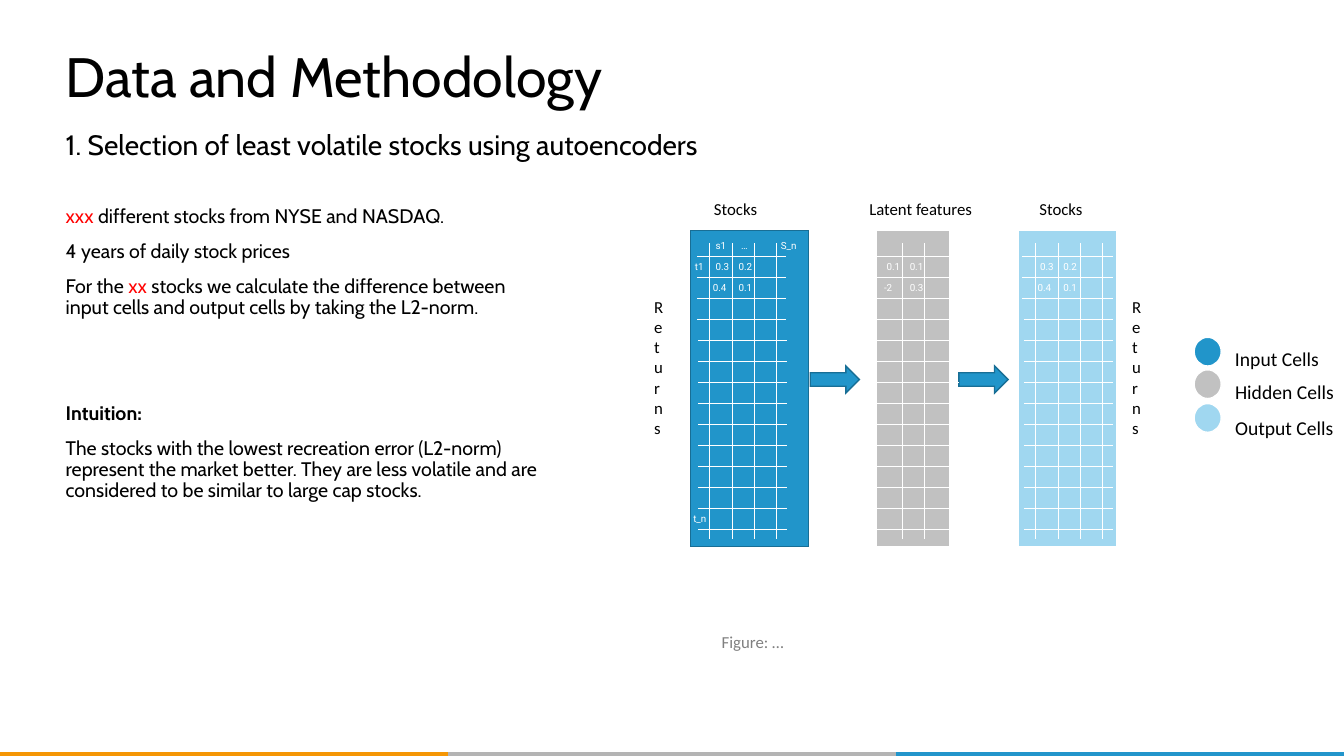
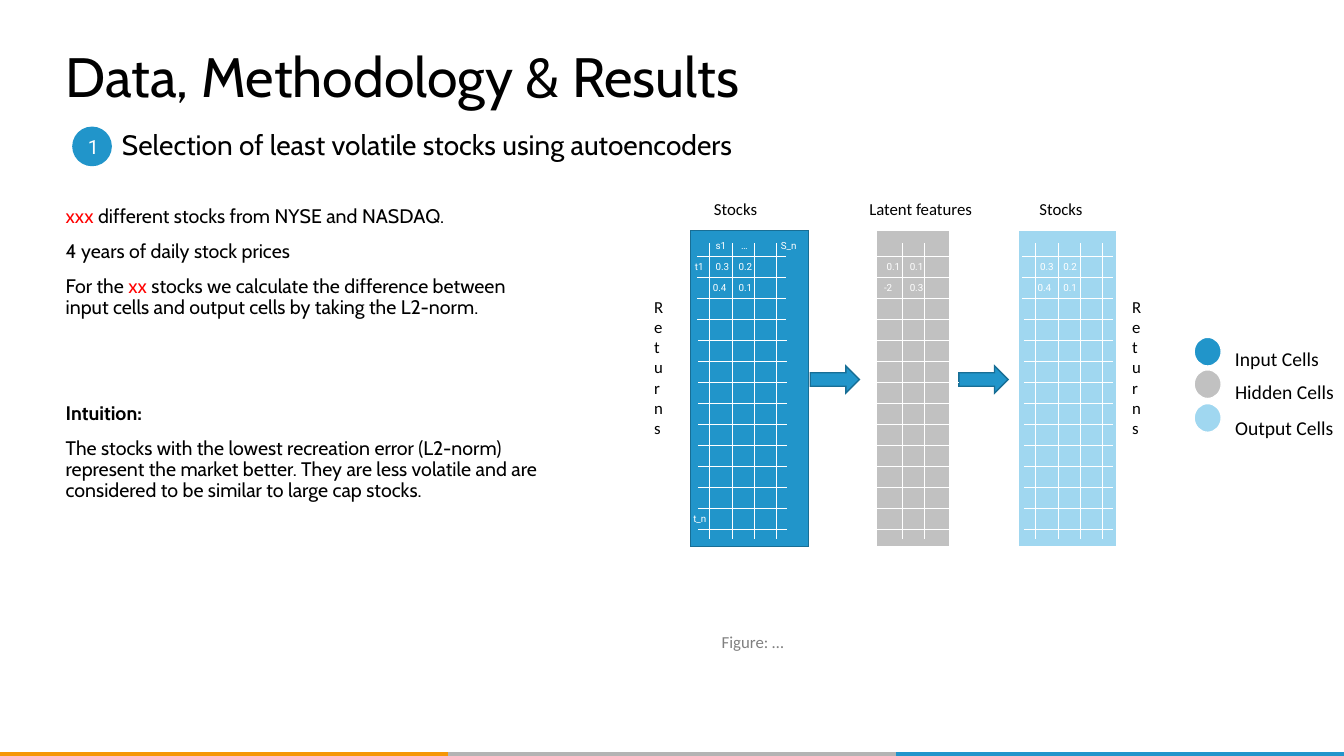
Before and after one commit to QUER01/FinanceModule, a slide deck: slide 22 of docs/dlw_conference_presentation.pptx (slide 23 before the commit). Drawn at 1344x756 pixels with LibreOffice and Linux fonts; fonts in the diff are those of the drawing; background and template pictures are left out. Boxes give left, top, right and bottom in pixels: in the first picture for what was removed or moved away, otherwise in the second. Text is boxed around its words. In the diff, an @@ line names an element or a change of style, - is before the commit and + after.

```diff
--- a/docs/dlw_conference_presentation.pptx
+++ b/docs/dlw_conference_presentation.pptx
@@ title at <box>66,55,739,109</box>: text changed @@
-Data and Methodology
+Data, Methodology & Results
@@ ellipse added at <box>73,127,112,166</box>, fill #2195CA, 14 pt, text #FFFFFF @@
+1
@@ subtitle at <box>122,134,732,162</box>: text changed @@
-1. Selection of least volatile stocks using autoencoders
+Selection of least volatile stocks using autoencoders
```
Also in this commit, not shown: 27 other slides changed, 4 slides added, 1 other file.
